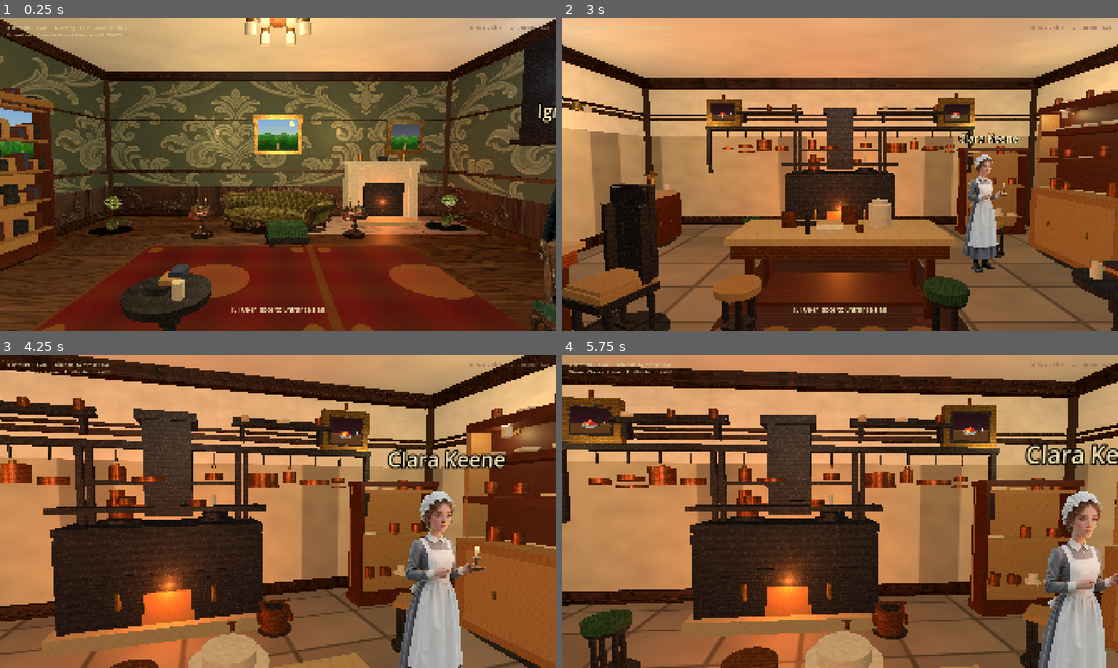
Above: before the commit, frames 1-4 (two rows, left to right).
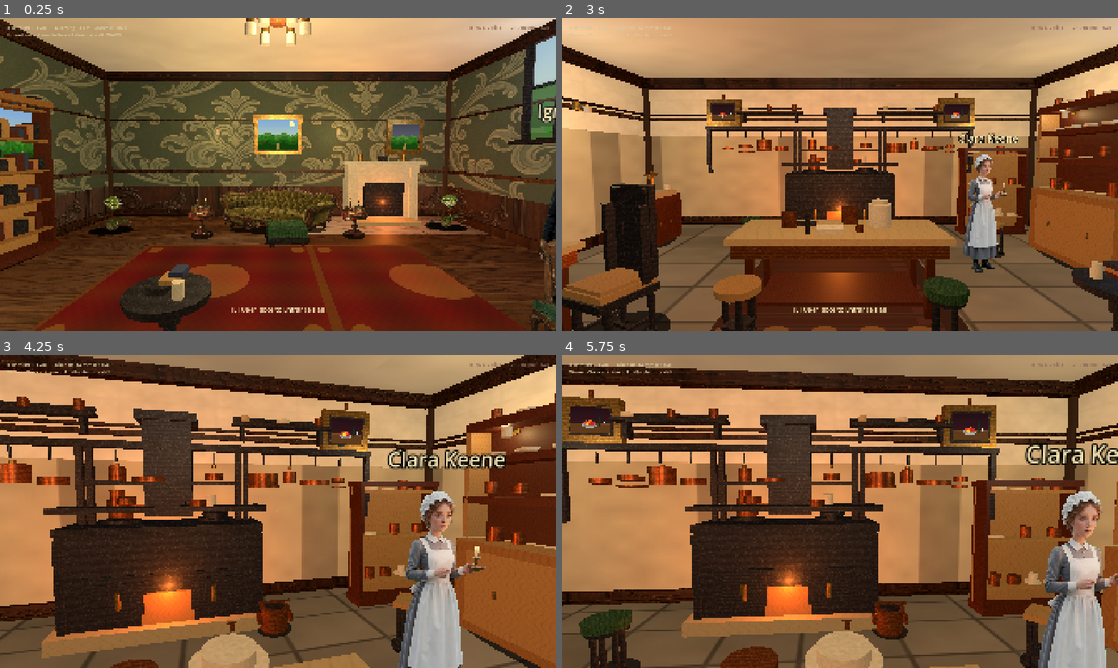
Above: after the commit, the same moments.

Repository: drakewing-eng/aetheric-engine
Game: Godot game, scene res://scenes/fps_main.tscn
The game is run twice, just before and just after one commit, with the same random seed, the same clock (stepped at 60 frames per second) and the same inputs.
Inputs (mouse positions are in pixels of both pictures, inside the frame that each line leads up to):
- Up to frame 1 (0.25 s): no input
- Up to frame 2 (3 s): tap Enter at 0.5 s; move the mouse to (867, 174) at 0.52 s; hold E (interact) 0.53-1.28 s; hold W (move_forward) from 0.53 s (still down); click (867, 174) at 0.67 s; move the mouse to (812, 174) at 1.27 s; tap E (interact) at 1.35, 2, 2.85 s; move the mouse to (851, 168) at 2.02 s; hold E (interact) 2.03-2.78 s; move the mouse to (834, 180) at 2.77 s; click (834, 180) at 2.92 s
- Up to frame 3 (4.25 s): keep holding W (move_forward); move the mouse to (316, 514) at 3.52 s; hold E (interact) from 3.53 s (still down)
- Up to frame 4 (5.75 s): keep holding W (move_forward); move the mouse to (795, 508) at 4.27 s; release E (interact) at 4.28 s; tap E (interact) at 4.35 s; tap Enter at 5 s; move the mouse to (845, 511) at 5.02 s; hold E (interact) from 5.03 s (still down); click (845, 511) at 5.17 s

The runs differ from the first frame. In frame 1, 1.4% of the frame differs, in the area x 69-100%, y 5-41%; in frame 2, 11%, in the area x 21-82%, y 0-85%; in frame 3, 6.5%; in frame 4, 11%.

Commit message:
visual implement 65: hollow window exteriors green/sky + machine spiral + oil_lamp + door verify

Diff:
--- a/aetheric-engine-godot/scripts/fps_props.gd
+++ b/aetheric-engine-godot/scripts/fps_props.gd
@@ -151,6 +151,8 @@
 			node = _make_floor_path(prop)
 		"wall_sconce":
 			node = _make_wall_sconce(prop)
+		"oil_lamp":
+			node = _make_oil_lamp(prop)
 		"chandelier":
 			node = _make_chandelier(prop)
 		"chalk_board":
@@ -788,6 +790,34 @@
 	return root
 
 
+static func _make_oil_lamp(prop: Dictionary) -> Node3D:
+	## Freestanding Argand / table oil lamp — novel light hero (not wall sconce only).
+	## Solid frosted chimney: alpha glass reads black under metal materials.
+	var root := Node3D.new()
+	root.name = "OilLamp"
+	var h: float = float(prop.get("height", 1.05))
+	# Pedestal base
+	_add_cylinder(root, Vector3(0, 0.04, 0), 0.12, 0.08, MAHOGANY_DARK, true, 0.5)
+	_add_cylinder(root, Vector3(0, 0.12, 0), 0.08, 0.1, MAHOGANY, true, 0.48)
+	# Brass column + oil font
+	_add_cylinder(root, Vector3(0, h * 0.35, 0), 0.035, h * 0.4, BRASS, true, 0.3, true)
+	_add_cylinder(root, Vector3(0, h * 0.55, 0), 0.09, 0.1, BRASS.darkened(0.05), false, 0.28, true)
+	_add_cylinder(root, Vector3(0, h * 0.62, 0), 0.07, 0.06, BRASS.lightened(0.05), false, 0.28, true)
+	# Frosted glass chimney (solid cream, not transparent void)
+	_add_cylinder(root, Vector3(0, h * 0.78, 0), 0.045, h * 0.28, Color(0.9, 0.92, 0.86), false, 0.35)
+	_add_cylinder(root, Vector3(0, h * 0.95, 0), 0.03, 0.04, BRASS, false, 0.3, true)
+	# Warm flame core
+	_add_sphere_blob(root, Vector3(0, h * 0.7, 0), 0.03, Color(1.0, 0.82, 0.4))
+	var light := OmniLight3D.new()
+	light.light_color = Color(1.0, 0.82, 0.5)
+	light.light_energy = 0.75
+	light.omni_range = 4.0
+	light.position = Vector3(0, h * 0.72, 0)
+	root.add_child(light)
+	_add_contact_shadow(root, 0.14, 0.14)
+	return root
+
+
 static func _make_wall_vine(prop: Dictionary) -> Node3D:
 	## Dense climbing ivy mat on plaster — not balloon poles.
 	var root := Node3D.new()
@@ -1070,7 +1100,7 @@
 
 static func _make_aetheric_machine(prop: Dictionary) -> Node3D:
 	## Novel-true Aetheric Engine (gallery long room):
-	## square OAK base, copper bands, THREE concentric coils (counter-wound read),
+	## square OAK base, THREE concentric counter-wound copper coils (spiral read),
 	## brass fittings, south bracket, ~7ft+ frame. Instruments not salon furniture.
 	var root := Node3D.new()
 	root.name = "AethericMachine"
@@ -1085,43 +1115,60 @@
 	for sx in [-1.0, 1.0]:
 		for sz in [-1.0, 1.0]:
 			_add_box(root, Vector3(sx * 0.48, height * 0.45, sz * 0.48), Vector3(0.1, height * 0.75, 0.1), oak, true, 0.5)
-	# Top oak beam ring suggestion
+	# Top oak beam ring
 	_add_box(root, Vector3(0, height * 0.88, 0), Vector3(1.15, 0.08, 1.15), oak, false, 0.48)
-	# THREE concentric copper coils — radii step so counter-wind is readable
-	var coil_ys := [0.55, 1.15, 1.75]
-	var coil_rs := [0.62, 0.48, 0.34]
+	_add_box(root, Vector3(0, height * 0.88, 0.5), Vector3(0.12, 0.08, 0.2), oak_d, false, 0.48)
+	# THREE concentric copper coils — distinct radii + counter-wound spiral bars
+	var coil_ys := [0.52, 1.12, 1.72]
+	var coil_rs := [0.68, 0.5, 0.34]
+	var coil_hs := [0.16, 0.14, 0.12]
 	for i in 3:
 		var y: float = coil_ys[i]
 		var r: float = coil_rs[i]
-		# Thick copper band (wound body)
-		_add_cylinder(root, Vector3(0, y, 0), r, 0.14, COPPER if i % 2 == 0 else COPPER.darkened(0.08), false, 0.35, true)
-		_add_cylinder(root, Vector3(0, y + 0.08, 0), r * 0.92, 0.04, COPPER.lightened(0.06), false, 0.32, true)
-		# Counter-wind cue: diagonal brass clamp on alternating sides
+		var ch: float = coil_hs[i]
+		var copper_col: Color = COPPER if i % 2 == 0 else COPPER.darkened(0.12)
+		# Thick copper ring body
+		_add_cylinder(root, Vector3(0, y, 0), r, ch, copper_col, false, 0.32, true)
+		_add_cylinder(root, Vector3(0, y + ch * 0.45, 0), r * 0.9, ch * 0.22, copper_col.lightened(0.08), false, 0.3, true)
+		# Counter-wound spiral: alternating tangential bars climb around the ring
+		var wind := 1.0 if i % 2 == 0 else -1.0
+		for s in 8:
+			var ang: float = float(s) * (TAU / 8.0) * wind
+			var bx: float = cos(ang) * r * 0.92
+			var bz: float = sin(ang) * r * 0.92
+			var by: float = y + (float(s) / 8.0 - 0.5) * ch * 0.9 * wind
+			var bar_col: Color = copper_col.lightened(0.06) if s % 2 == 0 else copper_col.darkened(0.06)
+			_add_box(root, Vector3(bx, by, bz), Vector3(0.07, 0.05, 0.11), bar_col, false, 0.28)
+		# Brass clamp on alternating sides (counter-wind cue at silhouette)
 		var side := 1.0 if i % 2 == 0 else -1.0
-		_add_box(root, Vector3(side * r * 0.85, y, 0), Vector3(0.08, 0.18, 0.12), BRASS, false, 0.3)
-	# Central brass spine / horn throat
-	_add_cylinder(root, Vector3(0, height * 0.5, 0), 0.12, height * 0.7, BRASS, true, 0.32, true)
-	_add_cylinder(root, Vector3(0, height * 0.82, 0), 0.18, 0.12, BRASS.lightened(0.05), false, 0.3, true)
-	# Glass chamber on top (solid cool glass — alpha reads black)
-	_add_cylinder(root, Vector3(0, height * 0.72, 0), 0.22, height * 0.22, Color(0.55, 0.78, 0.88), false, 0.2, true)
-	# SOUTH BRACKET (novel: Rooke adjusts by hand) — visible on +Z side of frame
-	_add_box(root, Vector3(0.0, 1.05, 0.72), Vector3(0.35, 0.12, 0.18), BRASS, true, 0.32)
-	_add_box(root, Vector3(0.0, 0.85, 0.78), Vector3(0.08, 0.45, 0.08), BRASS.darkened(0.1), true, 0.32)
-	_add_cylinder(root, Vector3(0.0, 1.2, 0.85), 0.06, 0.1, COPPER, false, 0.35, true)
-	# Side instrument / ledger shelf (small — not salon dresser)
-	_add_box(root, Vector3(0.85, 0.7, 0.0), Vector3(0.35, 0.08, 0.45), oak, true, 0.5)
-	_add_cylinder(root, Vector3(0.85, 0.85, 0.1), 0.05, 0.18, BRASS, false, 0.3, true)
-	# Warm brass heat + cool coil glow (novel: brass holds heat; not nightclub cyan)
+		_add_box(root, Vector3(side * r * 0.95, y, 0), Vector3(0.1, ch + 0.06, 0.14), BRASS, false, 0.28)
+		_add_box(root, Vector3(0, y, side * r * 0.95), Vector3(0.14, ch + 0.04, 0.08), BRASS.darkened(0.08), false, 0.28)
+	# Central brass spine / horn throat (narrower so coils read)
+	_add_cylinder(root, Vector3(0, height * 0.48, 0), 0.1, height * 0.62, BRASS, true, 0.3, true)
+	_add_cylinder(root, Vector3(0, height * 0.8, 0), 0.16, 0.1, BRASS.lightened(0.05), false, 0.28, true)
+	# Solid cool glass chamber (alpha glass reads black under metal mats)
+	_add_cylinder(root, Vector3(0, height * 0.72, 0), 0.2, height * 0.2, Color(0.55, 0.78, 0.88), false, 0.18, true)
+	# SOUTH BRACKET (novel: Rooke adjusts by hand) — larger silhouette on +Z
+	_add_box(root, Vector3(0.0, 1.05, 0.78), Vector3(0.42, 0.14, 0.22), BRASS, true, 0.3)
+	_add_box(root, Vector3(0.0, 0.82, 0.88), Vector3(0.1, 0.55, 0.1), BRASS.darkened(0.12), true, 0.3)
+	_add_box(root, Vector3(0.0, 1.22, 0.92), Vector3(0.28, 0.08, 0.16), COPPER, false, 0.32)
+	_add_cylinder(root, Vector3(0.0, 1.35, 0.95), 0.07, 0.12, COPPER.lightened(0.05), false, 0.32, true)
+	# Hand-wheel suggestion on bracket
+	_add_cylinder(root, Vector3(0.18, 1.05, 0.95), 0.09, 0.04, BRASS.lightened(0.1), false, 0.28, true)
+	# Side instrument shelf (small — not salon dresser)
+	_add_box(root, Vector3(0.9, 0.7, 0.0), Vector3(0.32, 0.08, 0.4), oak, true, 0.5)
+	_add_cylinder(root, Vector3(0.9, 0.85, 0.08), 0.05, 0.16, BRASS, false, 0.3, true)
+	# Warm brass heat + cool coil glow
 	var warm := OmniLight3D.new()
 	warm.light_color = Color(1.0, 0.78, 0.45)
-	warm.light_energy = 0.65
+	warm.light_energy = 0.7
 	warm.omni_range = 4.5
-	warm.position = Vector3(0.3, 1.0, 0.2)
+	warm.position = Vector3(0.25, 1.0, 0.25)
 	root.add_child(warm)
 	var cool := OmniLight3D.new()
 	cool.light_color = Color(0.65, 0.85, 0.95)
-	cool.light_energy = 0.45
-	cool.omni_range = 3.5
+	cool.light_energy = 0.4
+	cool.omni_range = 3.2
 	cool.position = Vector3(0, height * 0.7, 0)
 	root.add_child(cool)
 	_add_contact_shadow(root, 0.9, 0.9)
@@ -1346,8 +1393,9 @@
 	return root
 
 static func _make_window(feat: Dictionary) -> Node3D:
-	## Sash-style window with OUTSIDE view plate behind glass (garden/street/yard).
-	## Never a room photo — that reads as a painting/mirror mistake.
+	## Sash-style window with OUTSIDE view through a hollow aperture.
+	## CRITICAL: never fill the aperture with a solid box — that reads as black/void.
+	## View plate sits in the opening (unshaded garden/yard/sky). Never room photos.
 	var root := Node3D.new()
 	root.name = "Window"
 	var pos: Array = feat.get("pos", [0, 0, 0])
@@ -1356,56 +1404,64 @@
 	var w: float = feat.get("width", 1.1)
 	var h: float = feat.get("height", 1.85)
 	var seed0: int = int(feat.get("seed", int(absf(pos[0] * 10.0 + pos[2] * 3.0))))
-	_add_box(root, Vector3(0, h * 0.5, 0), Vector3(w + 0.08, h + 0.08, 0.14), MAHOGANY, true, 0.35)
-	# Architrave + sill (period sash)
+	var frame_d := 0.12
+	var stile := 0.07
+	# Hollow frame: four stiles/rails only (open aperture for exterior plate)
+	_add_box(root, Vector3(-w * 0.5, h * 0.5, 0), Vector3(stile, h, frame_d), MAHOGANY, true, 0.38)
+	_add_box(root, Vector3(w * 0.5, h * 0.5, 0), Vector3(stile, h, frame_d), MAHOGANY, true, 0.38)
+	_add_box(root, Vector3(0, h - stile * 0.5, 0), Vector3(w, stile, frame_d), MAHOGANY, true, 0.38)
+	_add_box(root, Vector3(0, stile * 0.5, 0), Vector3(w, stile, frame_d), MAHOGANY, true, 0.38)
+	# Architrave + deep sill (period sash)
 	_add_box(root, Vector3(0, h + 0.04, 0.02), Vector3(w + 0.18, 0.08, 0.16), MAHOGANY_DARK, false, 0.4)
-	_add_box(root, Vector3(0, 0.04, 0.08), Vector3(w + 0.2, 0.08, 0.22), MAHOGANY, false, 0.42)
-	# Mullion cross
-	_add_box(root, Vector3(0, h * 0.5, 0.05), Vector3(0.05, h - 0.15, 0.04), MAHOGANY_DARK, false, 0.4)
-	_add_box(root, Vector3(0, h * 0.5, 0.05), Vector3(w - 0.15, 0.05, 0.04), MAHOGANY_DARK, false, 0.4)
-	# Exterior view plate (behind glass)
+	_add_box(root, Vector3(0, 0.02, 0.1), Vector3(w + 0.22, 0.07, 0.24), MAHOGANY, false, 0.42)
+	# Mullion cross (thin — must not hide exterior)
+	_add_box(root, Vector3(0, h * 0.5, 0.03), Vector3(0.045, h - stile * 2.0, 0.04), MAHOGANY_DARK, false, 0.4)
+	_add_box(root, Vector3(0, h * 0.5, 0.03), Vector3(w - stile * 2.0, 0.045, 0.04), MAHOGANY_DARK, false, 0.4)
+	# Exterior view plate in the open aperture (both faces, unshaded so never void-black)
 	var view_path: String = str(feat.get("view", ""))
 	if view_path == "" or view_path.find("richmond_") >= 0 or view_path.find("wallpaper_") >= 0:
 		view_path = VIEW_EXTERIORS[seed0 % VIEW_EXTERIORS.size()]
 	var view_mi := MeshInstance3D.new()
 	var vm := QuadMesh.new()
-	vm.size = Vector2(w * 0.92, h * 0.92)
+	vm.size = Vector2(w - stile * 1.6, h - stile * 1.6)
 	view_mi.mesh = vm
 	var vmat := StandardMaterial3D.new()
 	var vtex := _load_tex(view_path)
 	if vtex:
 		vmat.albedo_texture = vtex
-		vmat.albedo_color = Color(1.0, 1.0, 0.98)
+		vmat.albedo_color = Color(1.05, 1.05, 1.0)  # slight lift so green/sky read
 	else:
-		vmat.albedo_color = Color(0.45, 0.62, 0.78)
+		# Procedural sky+lawn fallback if texture missing
+		vmat.albedo_color = Color(0.42, 0.62, 0.38)
 	vmat.roughness = 1.0
 	vmat.shading_mode = BaseMaterial3D.SHADING_MODE_UNSHADED
 	vmat.cull_mode = BaseMaterial3D.CULL_DISABLED
 	view_mi.material_override = vmat
-	view_mi.position = Vector3(0, h * 0.5, -0.07)
+	# Slightly toward exterior so wall coplanar z-fight loses; both faces still visible
+	view_mi.position = Vector3(0, h * 0.5, -0.04)
 	root.add_child(view_mi)
-	# Thin cool glass over view (low alpha — exterior must dominate)
+	# Very thin cool glass (alpha low) — never solid black
 	var gmat := StandardMaterial3D.new()
-	gmat.albedo_color = Color(0.75, 0.88, 0.95, 0.12)
-	gmat.metallic = 0.08
-	gmat.roughness = 0.06
+	gmat.albedo_color = Color(0.82, 0.92, 0.98, 0.08)
+	gmat.metallic = 0.05
+	gmat.roughness = 0.05
 	gmat.transparency = BaseMaterial3D.TRANSPARENCY_ALPHA
 	gmat.cull_mode = BaseMaterial3D.CULL_DISABLED
 	for ox in [-1.0, 1.0]:
 		for oy in [0.72, 0.28]:
 			var pane := MeshInstance3D.new()
 			var pm := BoxMesh.new()
-			pm.size = Vector3(w * 0.38, h * 0.36, 0.012)
+			pm.size = Vector3((w - stile * 2.2) * 0.42, (h - stile * 2.2) * 0.42, 0.008)
 			pane.mesh = pm
 			pane.material_override = gmat
-			pane.position = Vector3(ox * w * 0.22, h * oy, 0.04)
+			pane.position = Vector3(ox * w * 0.2, h * oy, 0.05)
 			root.add_child(pane)
-	# One fill light only (perf: not every pane)
+	# Soft outdoor fill (daylight through sash)
 	var fill := OmniLight3D.new()
-	fill.light_color = Color(0.78, 0.88, 0.98)
-	fill.light_energy = 0.4
-	fill.omni_range = 3.5
-	fill.position = Vector3(0, h * 0.55, 0.35)
+	fill.light_color = Color(0.82, 0.9, 1.0)
+	fill.light_energy = 0.55
+	fill.omni_range = 4.0
+	fill.position = Vector3(0, h * 0.55, 0.4)
 	root.add_child(fill)
 	return root
 
--- a/aetheric-engine-godot/scripts/fps_rooms.gd
+++ b/aetheric-engine-godot/scripts/fps_rooms.gd
@@ -208,6 +208,8 @@
 			{"kind": "chair", "pos": [-3.2, 0.0, 2.2], "yaw": 40.0, "fabric": Color(0.3, 0.18, 0.12)},
 			{"kind": "plant", "pos": [5.2, 0.0, 3.0], "scale": 0.9,
 				"texture": "res://assets/props/plants/plant_palm.png", "width": 0.95, "height": 1.1},
+			# Freestanding oil lamp (novel hall lamps) — hall_table also carries one
+			{"kind": "oil_lamp", "pos": [3.8, 0.0, -1.5], "yaw": -20.0, "height": 1.2},
 			{"kind": "chandelier", "pos": [0.0, 0.0, 0.0], "hang": 3.4},
 			{"kind": "wall_sconce", "pos": [-3.0, 0.0, -4.6], "yaw": 0.0, "height": 2.15},
 			{"kind": "wall_sconce", "pos": [3.0, 0.0, -4.6], "yaw": 0.0, "height": 2.15},
@@ -278,10 +280,10 @@
 		"walls": {},
 		"features": [
 			{"kind": "door_frame", "pos": [-7.85, 1.35, 0.0], "yaw": 90.0, "width": 1.6, "height": 2.5},
-			# South wall windows (novel: south light into long room) — yaw 180 faces outward
-			{"kind": "window", "pos": [0.0, 2.15, 5.85], "yaw": 180.0, "width": 1.5, "height": 2.0, "seed": 2, "view": "res://assets/rooms/textures/views/view_yard.jpg"},
-			{"kind": "window", "pos": [3.5, 2.15, 5.85], "yaw": 180.0, "width": 1.35, "height": 1.9, "seed": 3, "view": "res://assets/rooms/textures/views/view_garden.jpg"},
-			{"kind": "window", "pos": [-3.5, 2.15, 5.85], "yaw": 180.0, "width": 1.35, "height": 1.9, "seed": 4, "view": "res://assets/rooms/textures/views/view_garden2.jpg"},
+			# South wall windows (novel: south light) — inset from wall so hollow sash + view plate read
+			{"kind": "window", "pos": [0.0, 1.55, 5.72], "yaw": 180.0, "width": 1.55, "height": 2.05, "seed": 2, "view": "res://assets/rooms/textures/views/view_yard.jpg"},
+			{"kind": "window", "pos": [3.6, 1.55, 5.72], "yaw": 180.0, "width": 1.4, "height": 1.95, "seed": 3, "view": "res://assets/rooms/textures/views/view_garden.jpg"},
+			{"kind": "window", "pos": [-3.6, 1.55, 5.72], "yaw": 180.0, "width": 1.4, "height": 1.95, "seed": 4, "view": "res://assets/rooms/textures/views/view_garden2.jpg"},
 		],
 		"props": [
 			{"kind": "chalk_board", "pos": [-7.6, 0.0, -2.5], "yaw": 90.0},
@@ -298,7 +300,9 @@
 			{"kind": "stool", "pos": [-2.0, 0.0, -1.2], "yaw": 15.0, "seed": 0},
 			{"kind": "stool", "pos": [2.2, 0.0, -1.0], "yaw": -10.0, "seed": 1},
 			{"kind": "stool", "pos": [1.5, 0.0, 1.5], "yaw": 40.0, "seed": 3},
-			# Oil-lamp language via sconces + one chandelier (lamps, not nightclub)
+			# Oil lamps (novel: primary light language) — freestanding heroes + sconces
+			{"kind": "oil_lamp", "pos": [-5.5, 0.0, 0.4], "yaw": 20.0, "height": 1.15},
+			{"kind": "oil_lamp", "pos": [2.8, 0.0, -2.0], "yaw": -15.0, "height": 0.95},
 			{"kind": "wall_sconce", "pos": [-7.5, 0.0, 1.0], "yaw": 90.0, "height": 2.35},
 			{"kind": "wall_sconce", "pos": [7.5, 0.0, 1.0], "yaw": -90.0, "height": 2.35},
 			{"kind": "wall_sconce", "pos": [-3.0, 0.0, -5.6], "yaw": 0.0, "height": 2.4},
Not shown, changed: SCRATCH/memory/CURRENT.md
Not shown, added: SCRATCH/screenshots/auto_loop_65/MANIFEST.md
